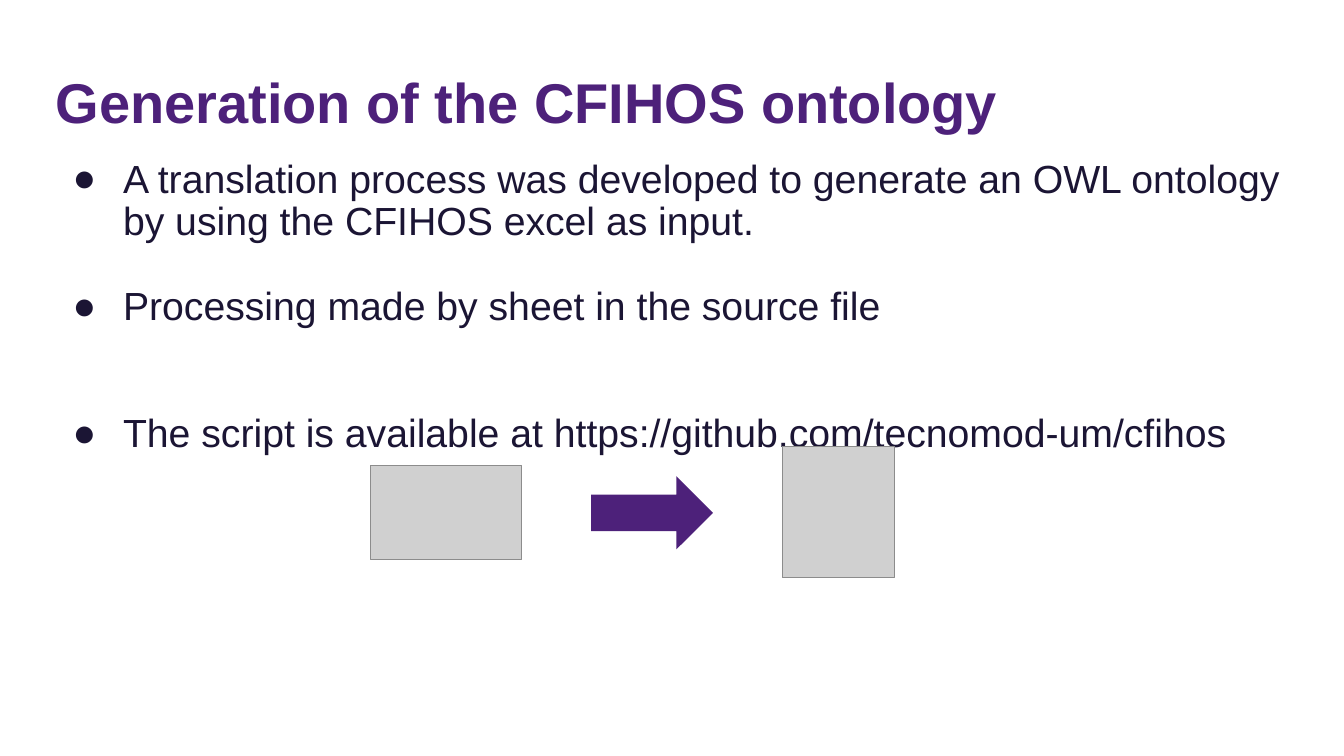
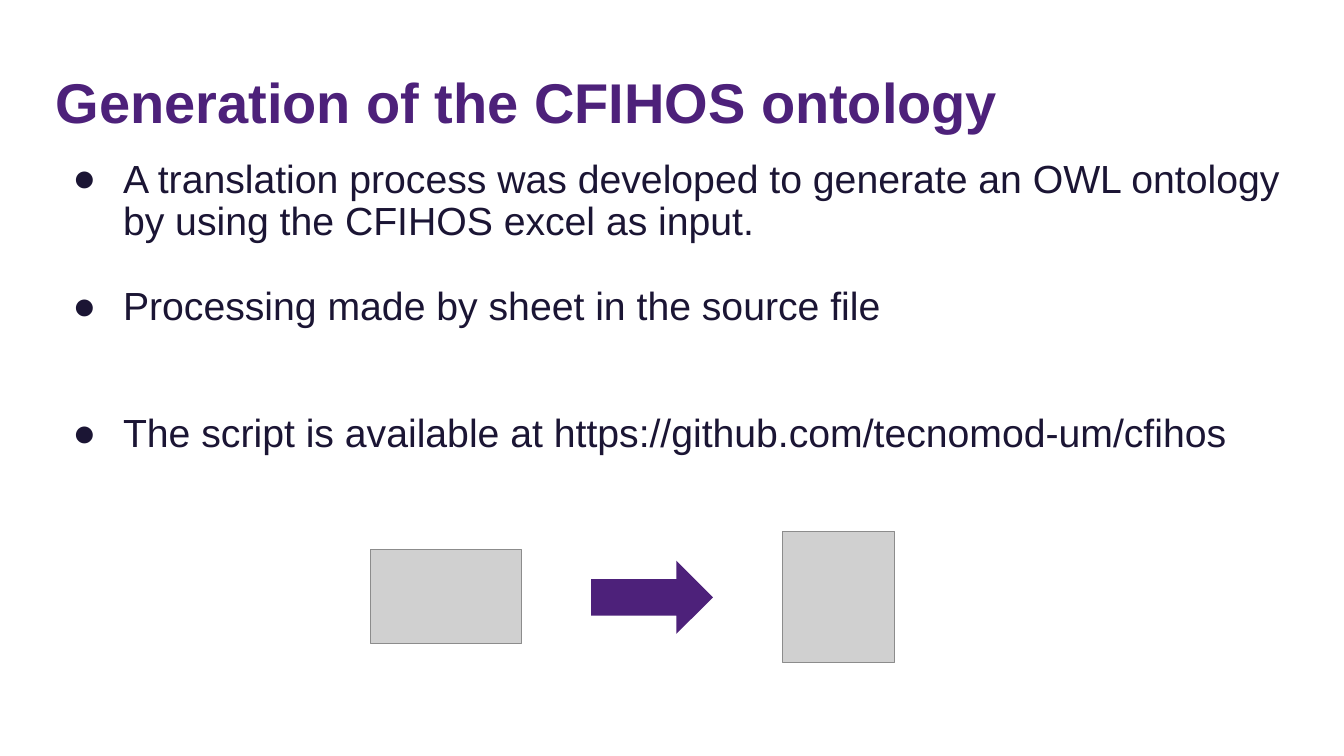
Before and after one commit to tecnomod-um/cfihos, a slide deck: slide 11 of docs/cfihos-ontology.pptx. Drawn at 1344x756 pixels with LibreOffice and Linux fonts; fonts in the diff are those of the drawing; grey boxes stand for pictures. Boxes give left, top, right and bottom in pixels: in the first picture for what was removed or moved away, otherwise in the second. Text is boxed around its words. In the diff, an @@ line names an element or a change of style, - is before the commit and + after.

```diff
--- a/docs/cfihos-ontology.pptx
+++ b/docs/cfihos-ontology.pptx
@@ 2 pictures, 1 down arrow: place and size @@
-2 pictures, 1 down arrow at bbox=[371, 447, 895, 578]
+2 pictures, 1 down arrow at bbox=[371, 531, 895, 662]
```
Also in this commit, not shown: 9 other slides changed.
